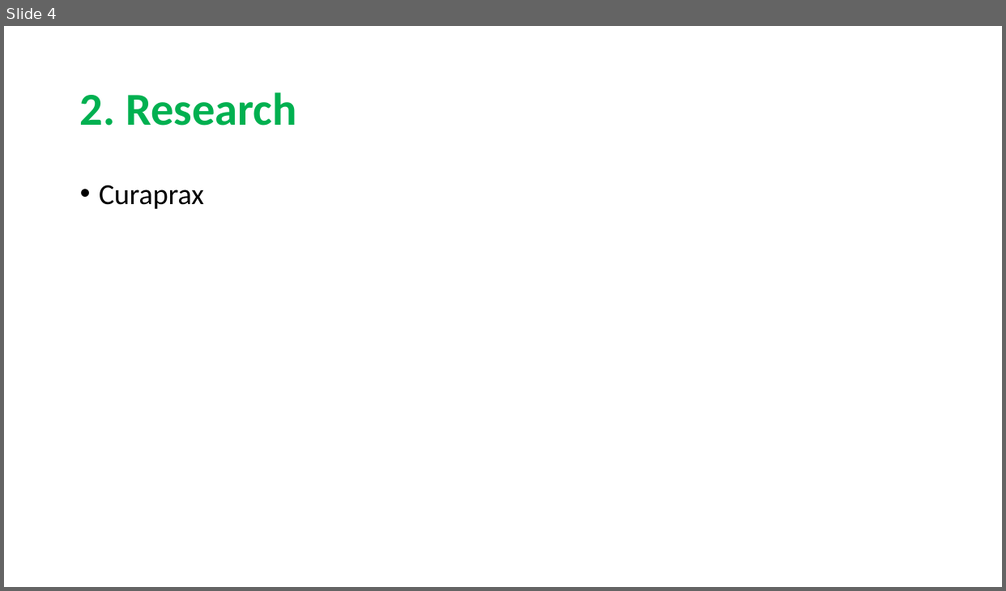
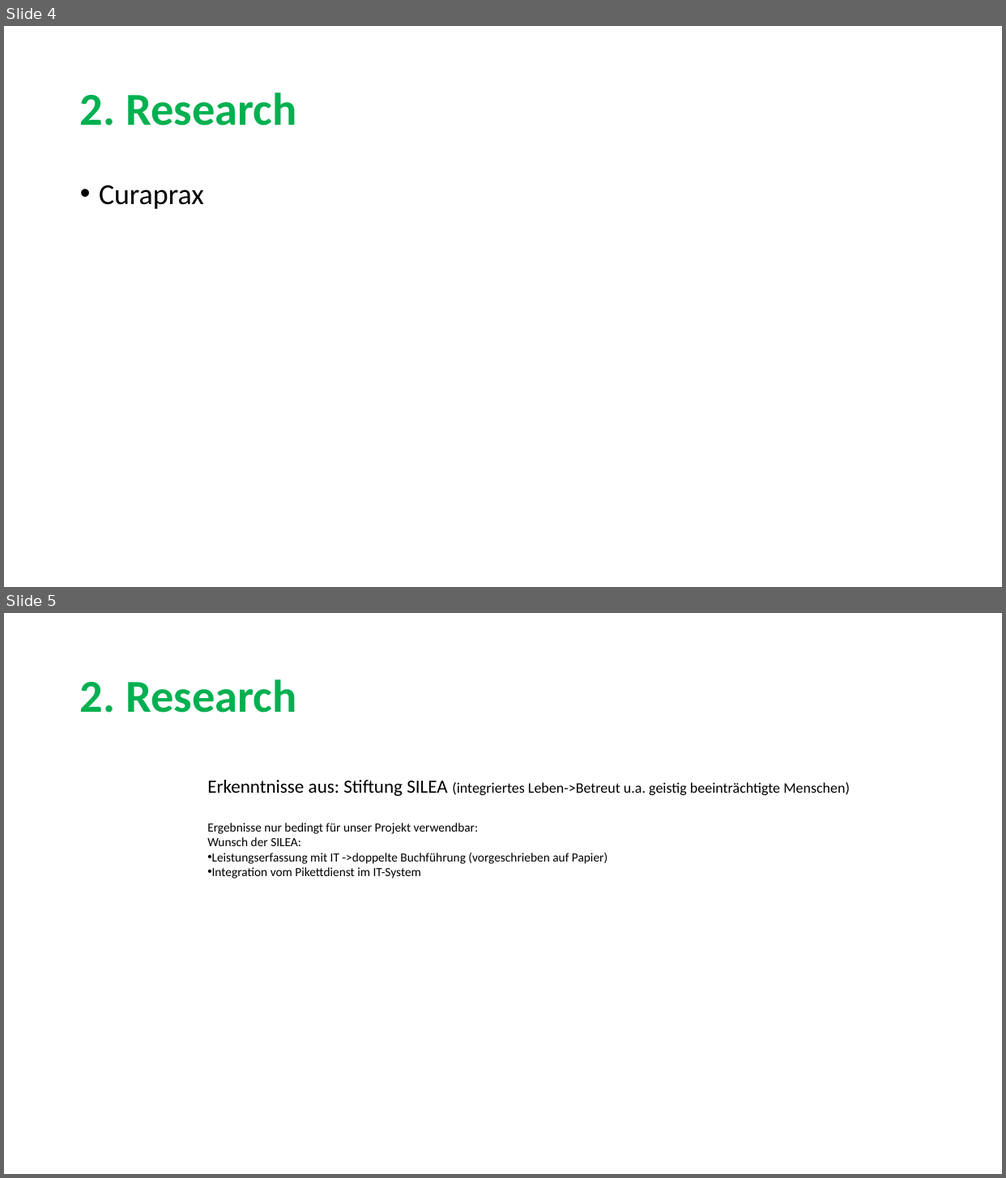
Before and after one commit to sarahmele/ch.bfh.btx8081.w2015.green, a slide deck: doc/task03/Task3.pptx. Shown one above the other, each under a label of ours: slide 4 before the commit, slides 4 and 5 after it. The pictures are 1006x591 and 1006x1178 pixels, drawn with LibreOffice and Linux fonts; fonts in the diff are those of the drawing. Boxes give left, top, right and bottom in pixels: in the first picture for what was removed or moved away, otherwise in the second. Text is boxed around its words. In the diff, an @@ line names an element or a change of style, - is before the commit and + after.

Commit message:
add research part

```diff
--- a/doc/task03/Task3.pptx
+++ b/doc/task03/Task3.pptx
@@ slide 5 added at (4,613,1002,1174), background #FFFFFF @@
@@ title added at (80,679,296,713), 44 pt, text #00B050, bold @@
+2. Research
@@ text added at (207,780,850,879), 12 pt, text #000000 @@
+Erkenntnisse aus: Stiftung SILEA (integriertes Leben->Betreut u.a. geistig beeinträchtigte Menschen)
+Ergebnisse nur bedingt für unser Projekt verwendbar:
+Wunsch der SILEA:
+• Leistungserfassung mit IT ->doppelte Buchführung (vorgeschrieben auf Papier)
+• Integration vom Pikettdienst im IT-System
```
Also in this commit, not shown: 1 slide changed, 5 other slides added, 1 slide removed.
